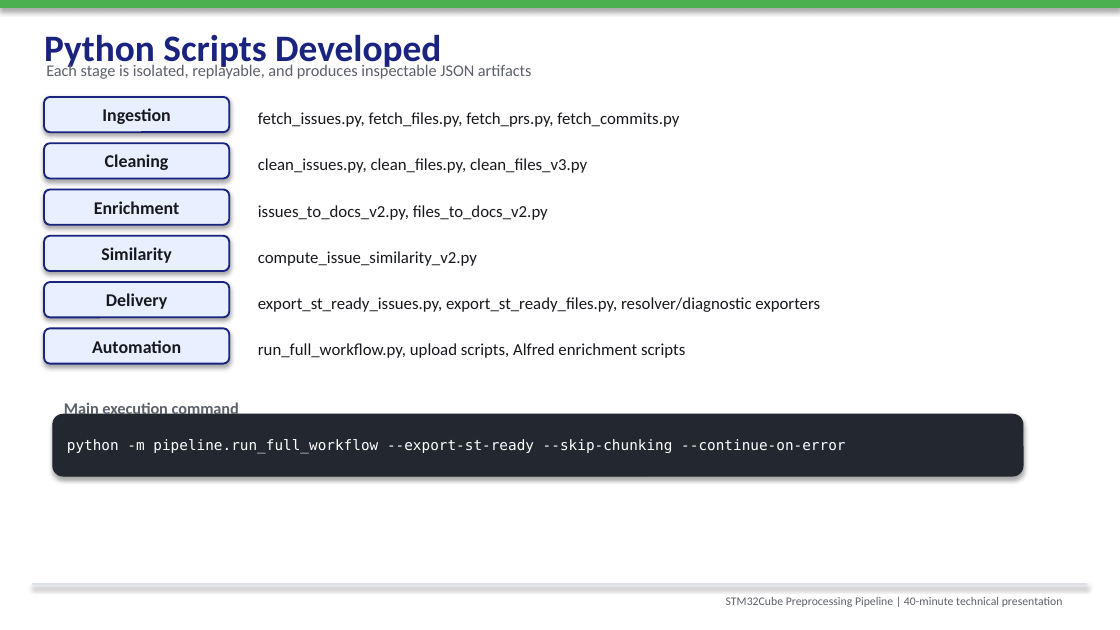
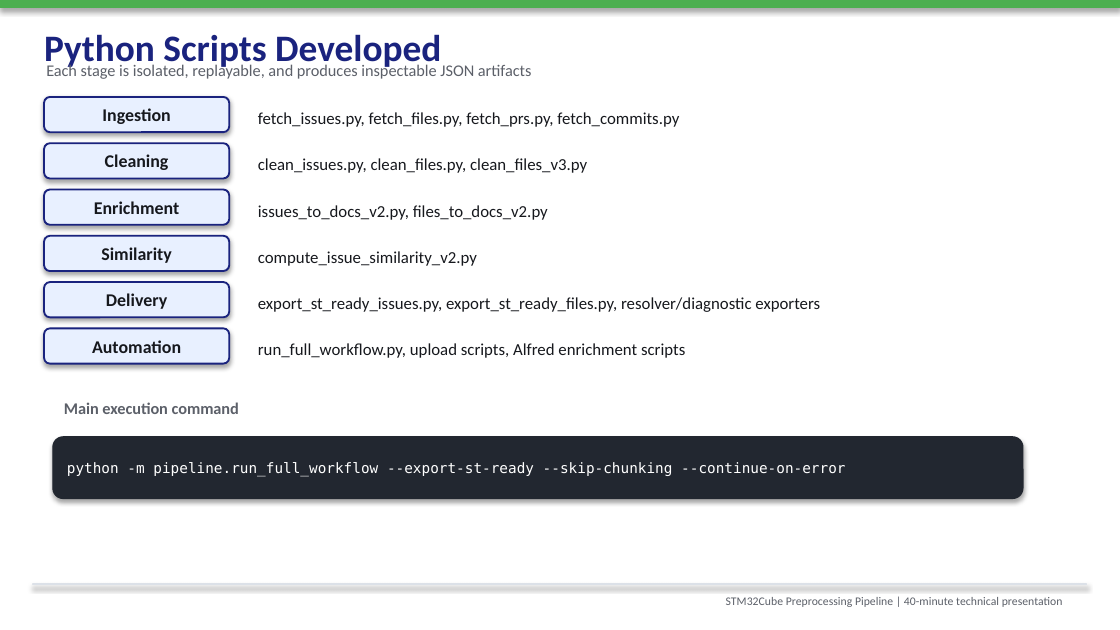
Before and after one commit to ALABSTM/stm32cube-gh-kb-pipeline, a slide deck: slide 9 of docs/STM32Cube_Preprocessing_Solution_40min_English.pptx. Drawn at 1120x630 pixels with LibreOffice and Linux fonts; fonts in the diff are those of the drawing. Boxes give left, top, right and bottom in pixels: in the first picture for what was removed or moved away, otherwise in the second. Text is boxed around its words. In the diff, an @@ line names an element or a change of style, - is before the commit and + after.

```diff
--- a/docs/STM32Cube_Preprocessing_Solution_40min_English.pptx
+++ b/docs/STM32Cube_Preprocessing_Solution_40min_English.pptx
@@ rounded rectangle "python -m pipeline.run_full_workflow --export-st-ready --ski ...": place and size @@
-rounded rectangle "python -m pipeline.run_full_workflow --export-st-ready --ski ..." at bbox=[53, 414, 1023, 476]
+rounded rectangle "python -m pipeline.run_full_workflow --export-st-ready --ski ..." at bbox=[53, 437, 1023, 498]
```
Also in this commit, not shown: 1 other slide changed, 57 other files.
